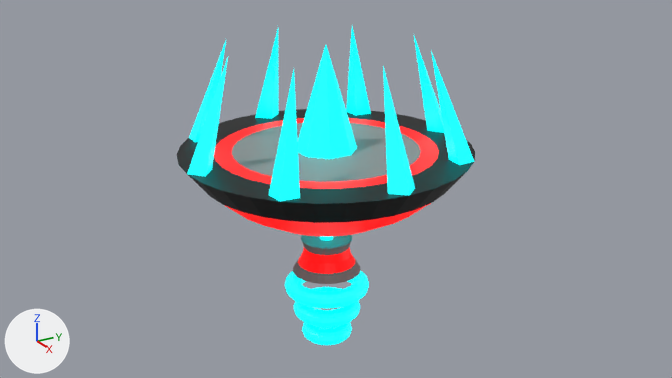
What one commit did to the Blender file Blender Models/LittleDipper.blend.
Rendered twice from the file's camera 'Camera'. The axes (+X, +Y, +Z) are drawn at lower left. The lights are the same throughout.
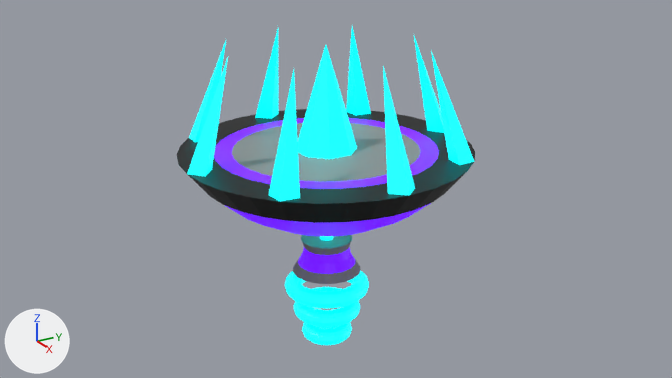
Where the change shows, as pixel boxes (x1, y1, x2, y2) in the pictures (672 x 378 px):
'Sphere.001', recoloured (red to purple): (196, 60, 459, 236) in both
'Circle', recoloured (red to purple): (293, 235, 362, 301) in both

The change, as a list of edits to the scene's bpy script:
```text
Change mat_levelcolor:
    where n0 = _N.new('ShaderNodeBsdfPrincipled'); n0.name = 'Principled BSDF'
    remove n0.inputs[0].default_value = (0.8, 0.0, 0.00159, 1.0)  # 'Base Color', red #e70005
    remove n0.inputs[27].default_value = (1.0, 0.0, 0.0, 1.0)  # 'Emission Color', red #ff0000
    add n2 = _N.new('ShaderNodeRGB'); n2.name = 'Color'
    add n2.outputs[0].default_value = (0.128, 0.0, 1.0, 1.0)  # 'Color', purple #6400ff
    add _L.new(n2.outputs[0], n0.inputs[0])  # 'Color' to 'Base Color'
    add _L.new(n2.outputs[0], n0.inputs[27])  # 'Color' to 'Emission Color'
```
